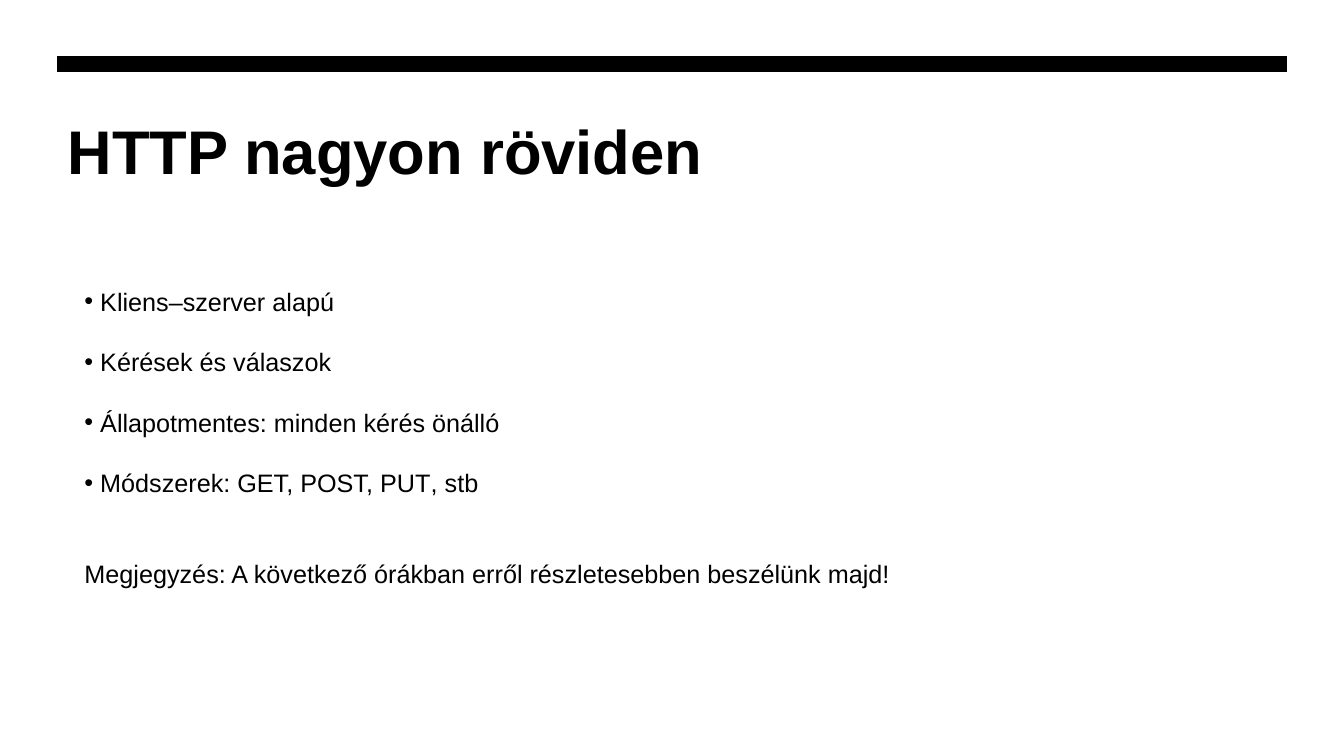
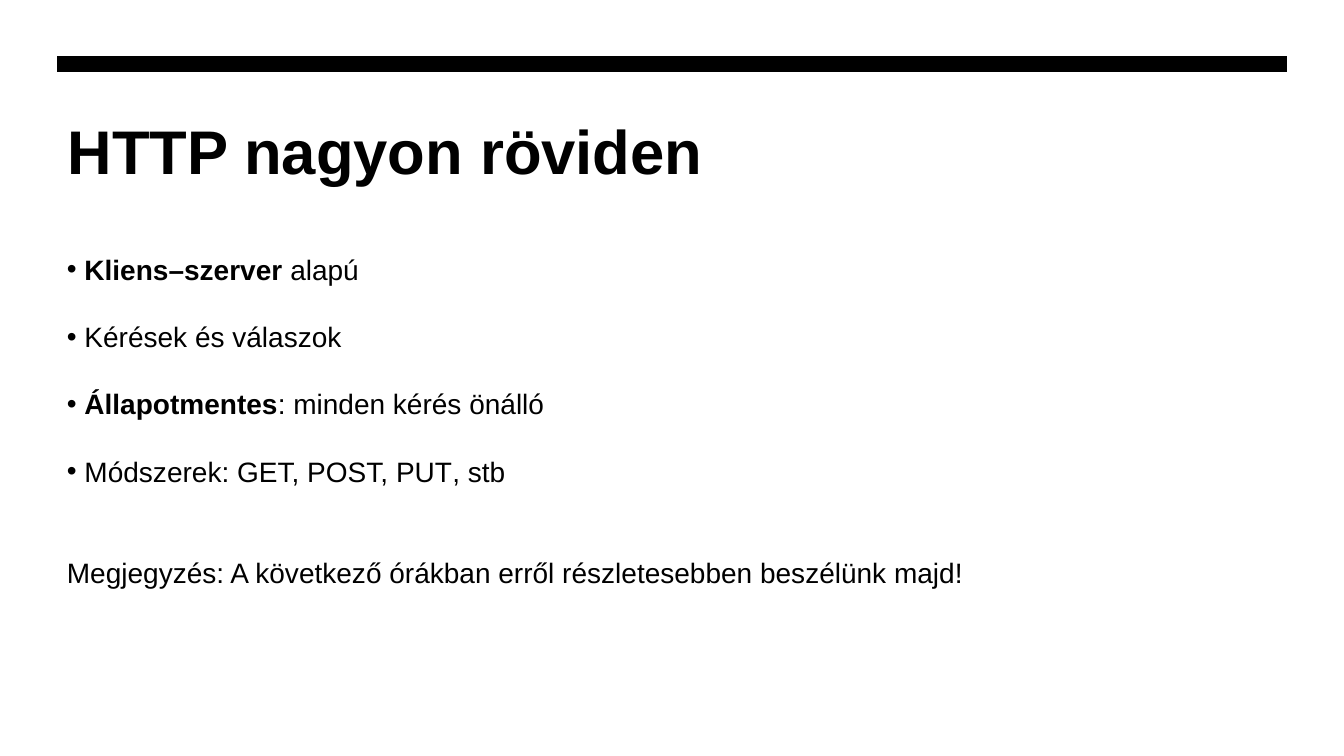
Before and after one commit to zbalogh/oe-internetes-alkalmazasok, a slide deck: slide 19 of 01/01_eloadas_internet_alapjai_tcp_ip.pptx. Drawn at 1344x756 pixels with LibreOffice and Linux fonts; fonts in the diff are those of the drawing. Boxes give left, top, right and bottom in pixels: in the first picture for what was removed or moved away, otherwise in the second. Text is boxed around its words. In the diff, an @@ line names an element or a change of style, - is before the commit and + after.

```diff
--- a/01/01_eloadas_internet_alapjai_tcp_ip.pptx
+++ b/01/01_eloadas_internet_alapjai_tcp_ip.pptx
@@ text "Kliens–szerver alapú": place and size @@
-text "Kliens–szerver alapú" at [84, 292, 890, 589]
+text "Kliens–szerver alapú" at [67, 259, 963, 588]
@@ text "Kliens–szerver alapú" at [67, 259, 963, 588]: size 18 to 20 pt; bold on in "Kliens–szerver", "Állapotmentes:" @@
```
Also in this commit, not shown: 7 other slides changed, 3 other files.
